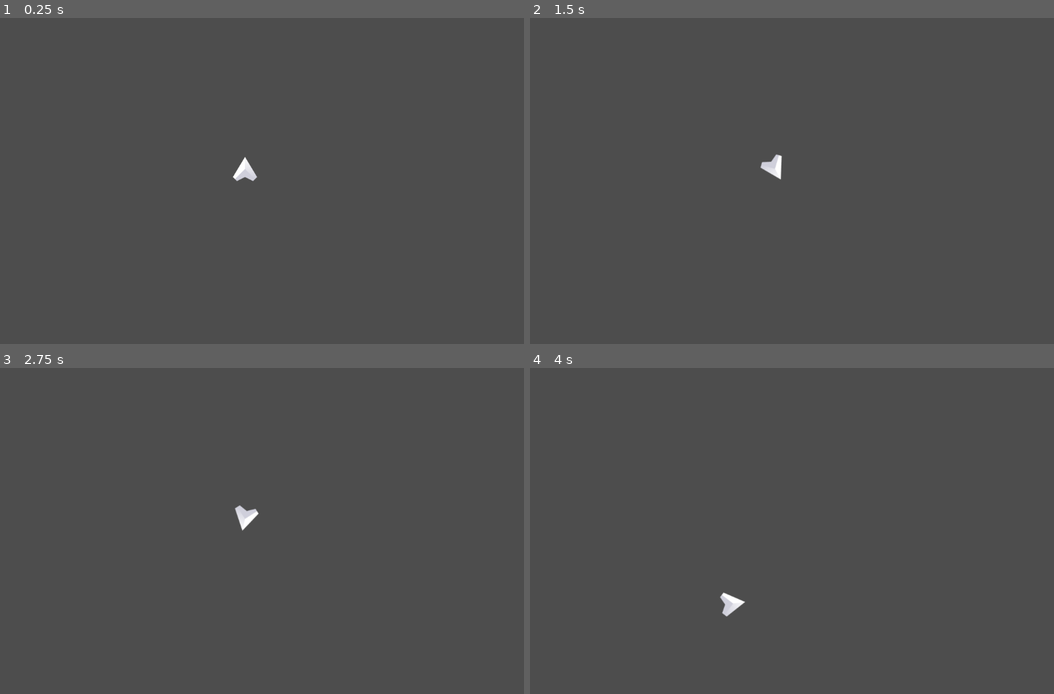
Above: before the commit, frames 1-4 (two rows, left to right).
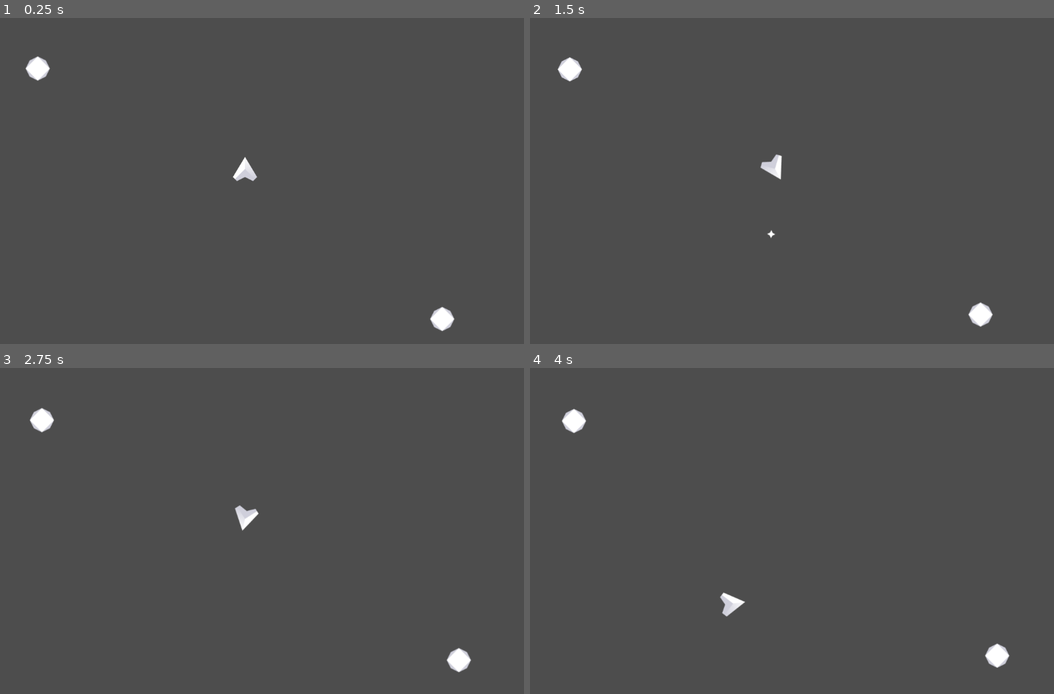
Above: after the commit, the same moments.

Repository: Le-ScarlettPimpernel/Space-Shooter
Game: Godot game, scene res://game.tscn
Two runs of this game, one before a commit and one after it. Both use one fixed random seed, a clock stepped at 60 frames per second and the inputs below.
Inputs:
- Up to frame 1 (0.25 s): no input
- Up to frame 2 (1.5 s): hold D (Right) 0.53-1.28 s; tap Space (Shoot, bound only after the commit) at 0.6, 1.35 s; hold A (Left) from 1.28 s (still down)
- Up to frame 3 (2.75 s): release A (Left) at 2.03 s; hold D (Right) from 2.03 s (still down); tap Space (Shoot, bound only after the commit) at 2.1 s
- Up to frame 4 (4 s): release D (Right) at 2.78 s; hold W (Forward) 2.78-3.53 s; tap Space (Shoot, bound only after the commit) at 2.85, 3.6 s; hold A (Left) from 3.53 s (still down)

The runs differ from the first frame. In frame 1, 0.5% of the frame differs, in the area x 4-87%, y 11-96%; in frame 2, 0.5%, in the area x 5-89%, y 12-95%; in frame 3, 0.5%; in frame 4, 0.5%.

Commit message:
Completes part 2

Diff:
--- /dev/null
+++ b/Asteroid/Asteroid.gd
@@ -0,0 +1,12 @@
+extends CharacterBody2D
+
+var initial_speed = 100.0
+
+func _ready():
+	velocity = Vector2(0,initial_speed*randf()).rotated(2*PI*randf())
+
+
+func _physics_process(_delta):
+	move_and_slide()
+	position.x = wrap(position.x, 0, 1152)
+	position.y = wrap(position.y, 0, 648)
--- /dev/null
+++ b/Asteroid/asteroid.tscn
@@ -0,0 +1,13 @@
+[gd_scene load_steps=3 format=3 uid="uid://copm1ewtqbixb"]
+
+[ext_resource type="Script" path="res://Asteroid/Asteroid.gd" id="1_tgbhl"]
+[ext_resource type="Texture2D" uid="uid://d3s2g5ogov2ag" path="res://Assets/Meteor.png" id="2_j43ea"]
+
+[node name="Asteroid" type="CharacterBody2D"]
+script = ExtResource("1_tgbhl")
+
+[node name="Sprite2D" type="Sprite2D" parent="."]
+texture = ExtResource("2_j43ea")
+
+[node name="CollisionPolygon2D" type="CollisionPolygon2D" parent="."]
+polygon = PackedVector2Array(21, -17.3, 21, -14.3, 29.1, 4, 26.3, 4, 20.3, 18, 18.6, 18, 2.6, 28, -2.5, 28, -21, 17.1, -21, 14.3, -29.1, -4, -26.2, -4, -17.2, -21, -14.5, -21, -4, -26.2, -4, -29.2)
--- /dev/null
+++ b/Player/Bullet.gd
@@ -0,0 +1,24 @@
+extends Area2D
+
+
+var speed = 10.0
+var damage = 1.0
+var velocity = Vector2.ZERO
+
+
+
+func _ready():
+	velocity = Vector2(0,-speed).rotated(rotation)
+
+
+
+func _physics_process(_delta):
+	position = position + velocity
+
+
+func _on_body_entered(_body):
+	queue_free()
+
+
+func _on_timer_timeout():
+	queue_free()
--- a/Player/Player.gd
+++ b/Player/Player.gd
@@ -4,18 +4,35 @@
 var speed = 5
 var max_speed = 400
 var rotate_speed = 0.08
+var nose = Vector2(0,-60)
+var Bullet = load("res://Player/bullet.tscn")
 
-
-func _physics_process(delta):
+func get_input():
+	var to_return = Vector2.ZERO
+	$Exhaust.hide()
+	if Input.is_action_pressed("Forward"):
+		to_return += Vector2(0,-1)
+		$Exhaust.show()
 	if Input.is_action_pressed("Left"):
 		rotation -= rotate_speed
 	if Input.is_action_pressed("Right"):
 		rotation += rotate_speed
-	if Input.is_action_pressed("Forward"):
-		velocity = velocity + Vector2(0,-speed).rotated(rotation)
+	return to_return.rotated(rotation)
+
+func _physics_process(_delta):
+	velocity += get_input()*speed
+	velocity = velocity.normalized() * clamp(velocity.length(), 0, max_speed)
 
 	position.x = wrap(position.x, 0, 1152)
 	position.y = wrap(position.y, 0, 648)
 	velocity = velocity.normalized() * clamp(velocity.length(), 0, max_speed)
 
 	move_and_slide()
+
+	if Input.is_action_just_pressed("Shoot"):
+		var bullet = Bullet.instantiate()
+		bullet.position = position + nose.rotated(rotation)
+		bullet.rotation = rotation
+		var Effects = get_node_or_null("/root/Game/Effects")
+		if Effects != null:
+			Effects.add_child(bullet)
--- /dev/null
+++ b/Player/bullet.tscn
@@ -0,0 +1,24 @@
+[gd_scene load_steps=4 format=3 uid="uid://di3fvfihp5wvp"]
+
+[ext_resource type="Script" path="res://Player/Bullet.gd" id="1_xny37"]
+[ext_resource type="Texture2D" uid="uid://g3eqsdxpeme3" path="res://Assets/Bullet.png" id="2_jt04h"]
+
+[sub_resource type="CircleShape2D" id="CircleShape2D_x7fg3"]
+radius = 12.0
+
+[node name="Bullet" type="Area2D"]
+script = ExtResource("1_xny37")
+
+[node name="Sprite2D" type="Sprite2D" parent="."]
+texture = ExtResource("2_jt04h")
+
+[node name="CollisionShape2D" type="CollisionShape2D" parent="."]
+shape = SubResource("CircleShape2D_x7fg3")
+
+[node name="Timer" type="Timer" parent="."]
+wait_time = 2.0
+one_shot = true
+autostart = true
+
+[connection signal="body_entered" from="." to="." method="_on_body_entered"]
+[connection signal="timeout" from="Timer" to="." method="_on_timer_timeout"]
--- /dev/null
+++ b/Player/player.tscn
@@ -0,0 +1,21 @@
+[gd_scene load_steps=4 format=3 uid="uid://bai2sq16u3iwv"]
+
+[ext_resource type="Script" path="res://Player/Player.gd" id="1_jni43"]
+[ext_resource type="Texture2D" uid="uid://d4f2xpl8swomc" path="res://Assets/Exhaust.png" id="2_6sgoj"]
+[ext_resource type="Texture2D" uid="uid://dojs4yn1lw6sa" path="res://Assets/Player.png" id="3_hyixv"]
+
+[node name="Player" type="CharacterBody2D"]
+position = Vector2(512, 300)
+script = ExtResource("1_jni43")
+metadata/_edit_group_ = true
+
+[node name="Exhaust" type="Sprite2D" parent="."]
+visible = false
+position = Vector2(0, 50)
+texture = ExtResource("2_6sgoj")
+
+[node name="Sprite2D" type="Sprite2D" parent="."]
+texture = ExtResource("3_hyixv")
+
+[node name="CollisionPolygon2D" type="CollisionPolygon2D" parent="."]
+polygon = PackedVector2Array(5, -25.2, 5, -22.5, 28.3, 17, 27.2, 19, 25.9, 19, 17.9, 28, 13.6, 28, -0.700001, 21.7, -19, 29, -19, 25.9, -28, 17.9, -28, 14.4, -3, -25.6, -3, -29.2)
--- a/game.tscn
+++ b/game.tscn
@@ -1,17 +1,18 @@
 [gd_scene load_steps=3 format=3 uid="uid://cttnpr2uaiqak"]
 
-[ext_resource type="Script" path="res://Player/Player.gd" id="1_s8tjo"]
-[ext_resource type="Texture2D" uid="uid://dojs4yn1lw6sa" path="res://Assets/Player.png" id="1_u20er"]
+[ext_resource type="PackedScene" uid="uid://bai2sq16u3iwv" path="res://Player/player.tscn" id="1_8ffe3"]
+[ext_resource type="PackedScene" uid="uid://copm1ewtqbixb" path="res://Asteroid/asteroid.tscn" id="2_7rp37"]
 
 [node name="Game" type="Node2D"]
 
-[node name="Player" type="CharacterBody2D" parent="."]
-position = Vector2(512, 300)
-script = ExtResource("1_s8tjo")
-metadata/_edit_group_ = true
+[node name="Player" parent="." instance=ExtResource("1_8ffe3")]
 
-[node name="Sprite2D" type="Sprite2D" parent="Player"]
-texture = ExtResource("1_u20er")
+[node name="Asteroid_Container" type="Node2D" parent="."]
 
-[node name="CollisionPolygon2D" type="CollisionPolygon2D" parent="Player"]
-polygon = PackedVector2Array(5, -25.2, 5, -22.5, 28.3, 17, 27.2, 19, 25.9, 19, 17.9, 28, 13.6, 28, -0.700001, 21.7, -19, 29, -19, 25.9, -28, 17.9, -28, 14.4, -3, -25.6, -3, -29.2)
+[node name="Asteroid" parent="Asteroid_Container" instance=ExtResource("2_7rp37")]
+position = Vector2(100, 100)
+
+[node name="Asteroid2" parent="Asteroid_Container" instance=ExtResource("2_7rp37")]
+position = Vector2(900, 600)
+
+[node name="Effects" type="Node2D" parent="."]
--- a/global.gd
+++ b/global.gd
@@ -1,7 +1,9 @@
 extends Node
 
+func _ready():
+	randomize()
 
 
-func _process(delta):
+func _process(_delta):
 	if Input.is_action_pressed("Quit"):
 		get_tree().quit()
--- a/project.godot
+++ b/project.godot
@@ -41,3 +41,8 @@
 "events": [Object(InputEventKey,"resource_local_to_scene":false,"resource_name":"","device":-1,"window_id":0,"alt_press …(182 unchanged characters)…
 ]
 }
+Shoot={
+"deadzone": 0.5,
+"events": [Object(InputEventKey,"resource_local_to_scene":false,"resource_name":"","device":-1,"window_id":0,"alt_pressed":false,"shift_pressed":false,"ctrl_pressed":false,"meta_pressed":false,"pressed":false,"keycode":0,"physical_keycode":32,"key_label":0,"unicode":32,"echo":false,"script":null)
+]
+}
